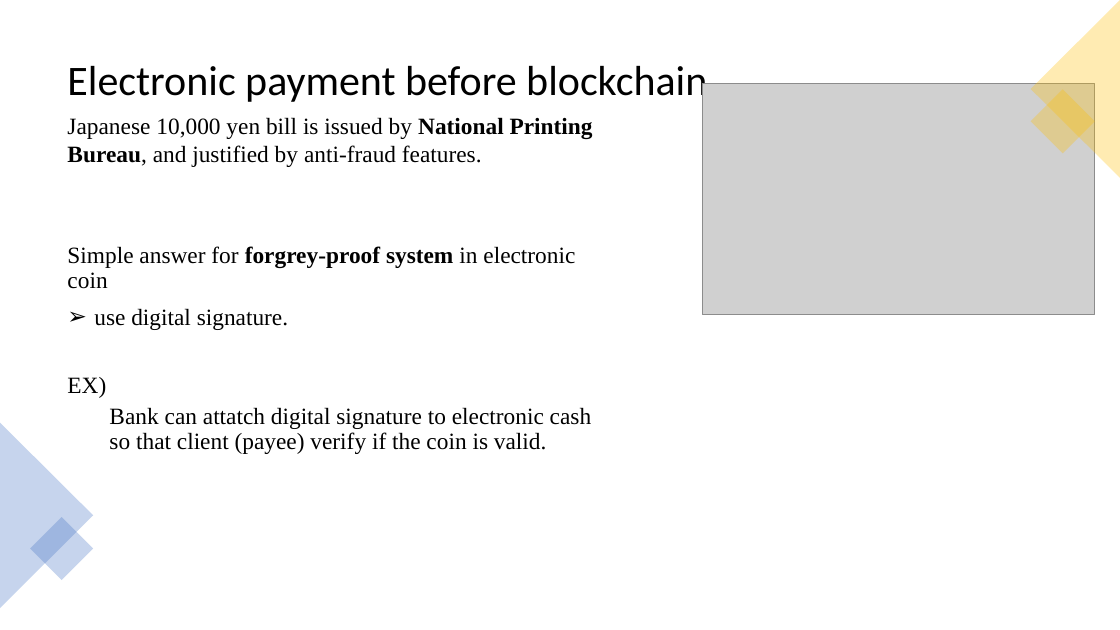
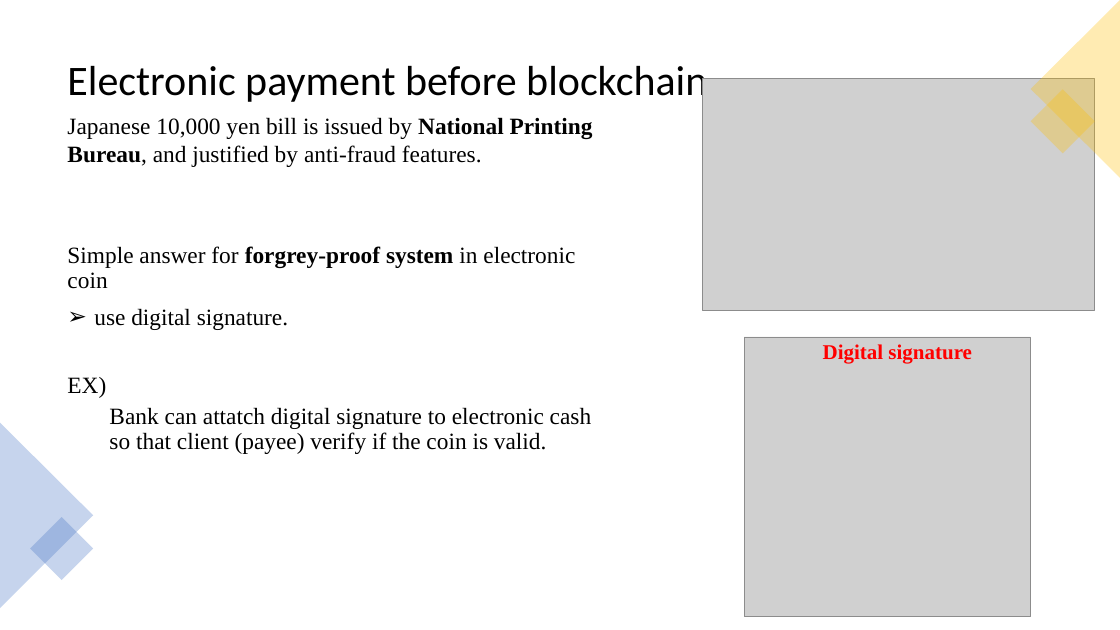
Before and after one commit to hikasenworkspace/stock_study, a slide deck: slide 7 of blockchain/bitcoin.pptx (slide 4 before the commit). Drawn at 1120x630 pixels with LibreOffice and Linux fonts; fonts in the diff are those of the drawing; grey boxes stand for pictures. Boxes give left, top, right and bottom in pixels: in the first picture for what was removed or moved away, otherwise in the second. Text is boxed around its words. In the diff, an @@ line names an element or a change of style, - is before the commit and + after.

```diff
--- a/blockchain/bitcoin.pptx
+++ b/blockchain/bitcoin.pptx
@@ picture: place and size @@
-picture at bbox=[702, 83, 1095, 314]
+picture at bbox=[702, 79, 1095, 310]
@@ picture added at bbox=[744, 337, 1031, 617] @@
@@ text added at bbox=[823, 344, 972, 364], 18 pt, text #FF0000, bold @@
+Digital signature
```
Also in this commit, not shown: 9 other slides changed, 3 slides added.
